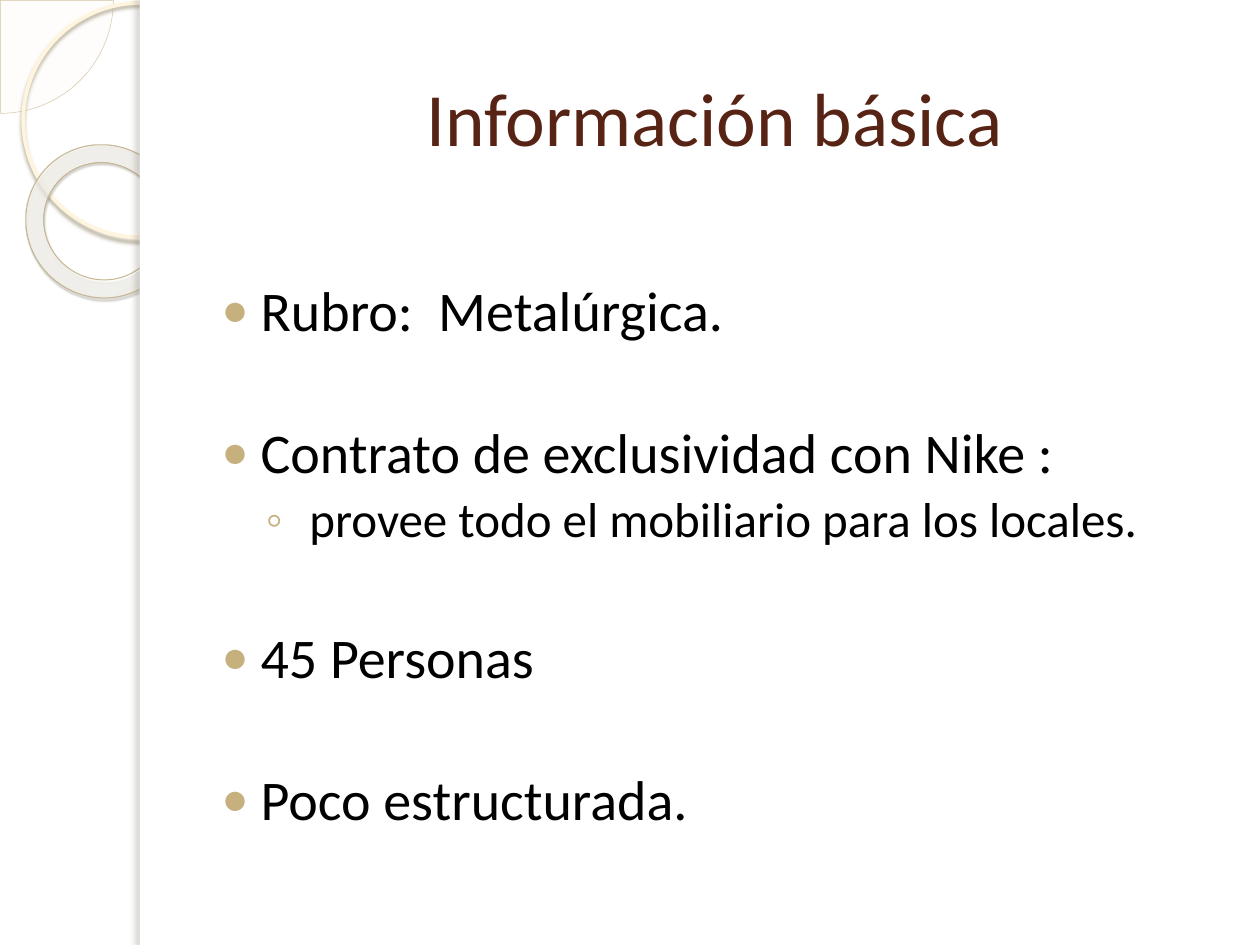
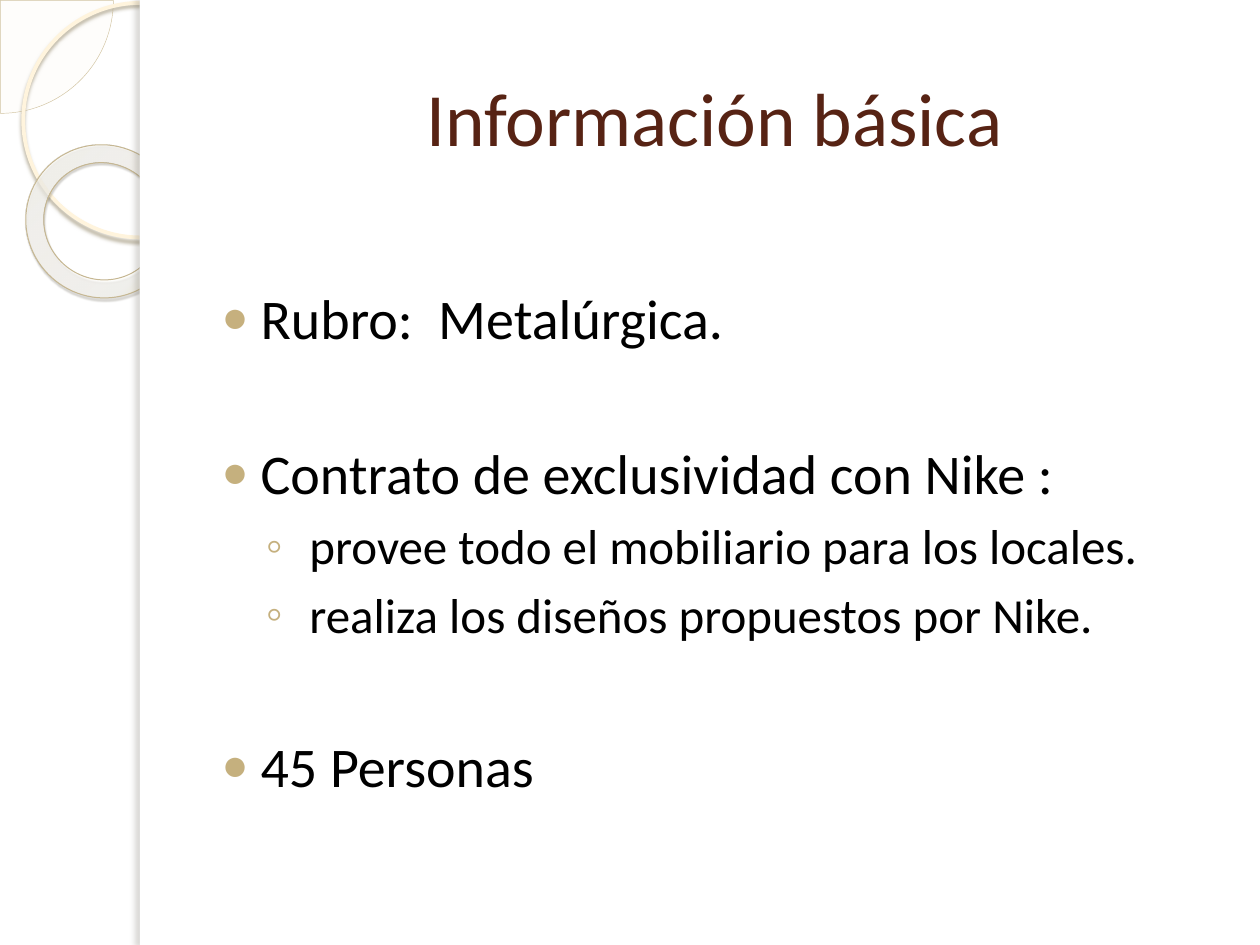
Before and after one commit to Bloodclot24/empresitas, a slide deck: slide 3 of Presentacion/Presentacion.pptx. Drawn at 1260x945 pixels with LibreOffice and Linux fonts; fonts in the diff are those of the drawing; background and template pictures are left out. Boxes give left, top, right and bottom in pixels: in the first picture for what was removed or moved away, otherwise in the second. Text is boxed around its words. In the diff, an @@ line names an element or a change of style, - is before the commit and + after.

```diff
--- a/Presentacion/Presentacion.pptx
+++ b/Presentacion/Presentacion.pptx
@@ text at (x1=261, y1=300, x2=1137, y2=788): line spacing 0.9 to 1 @@
@@ text at (x1=309, y1=599, x2=1092, y2=641): paragraph added @@
+  ◦ realiza los diseños propuestos por Nike.
@@ text at (x1=261, y1=781, x2=687, y2=821): paragraph removed @@
-● Poco estructurada.
```
Also in this commit, not shown: 7 other slides changed, 1 other file.
